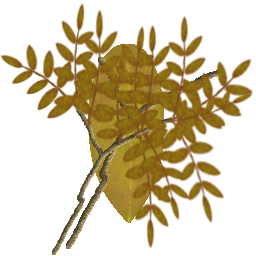
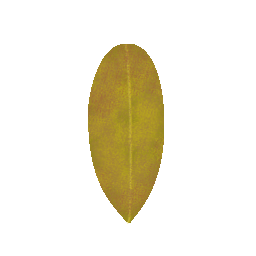
Two versions of the same layered image (256px x 256px). Layer-by-layer changes:
added layer "Portapapeles #1" above "Capa #5" over box(88, 44, 164, 224)
hid "ramaje", painted on it over box(0, 2, 254, 250)
hid "rama" over box(52, 108, 172, 255)
hid group "rama_original" (5 layers) over box(66, 57, 223, 249)
hid "Fondo" over box(0, 2, 254, 255)
